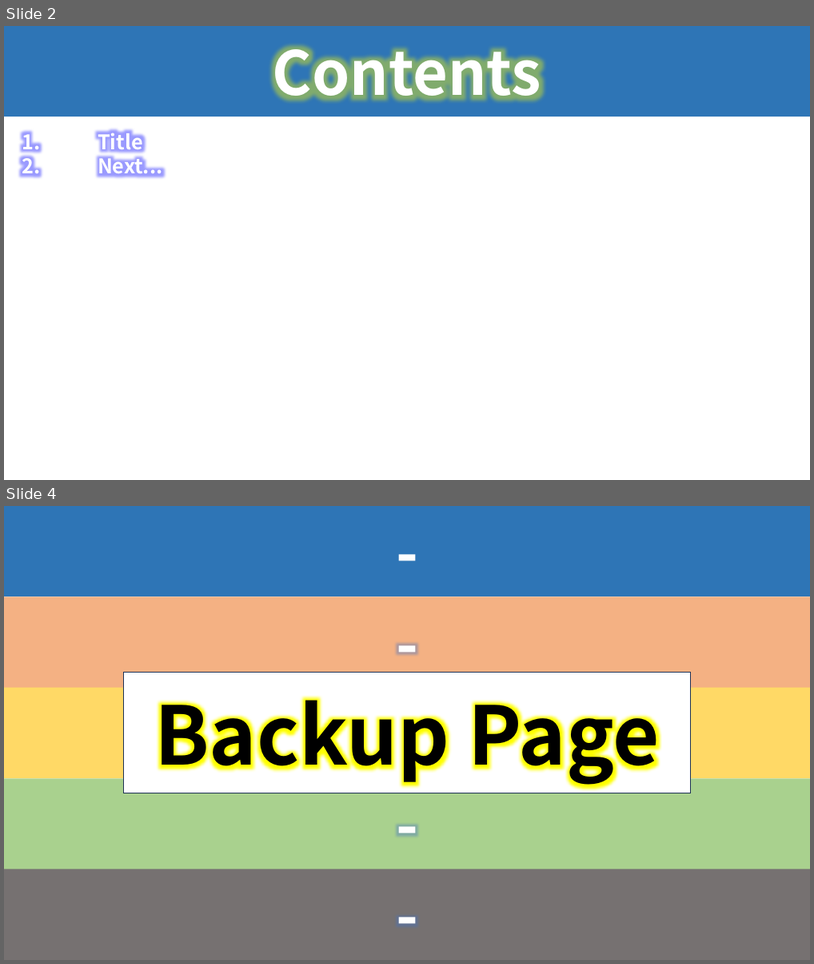
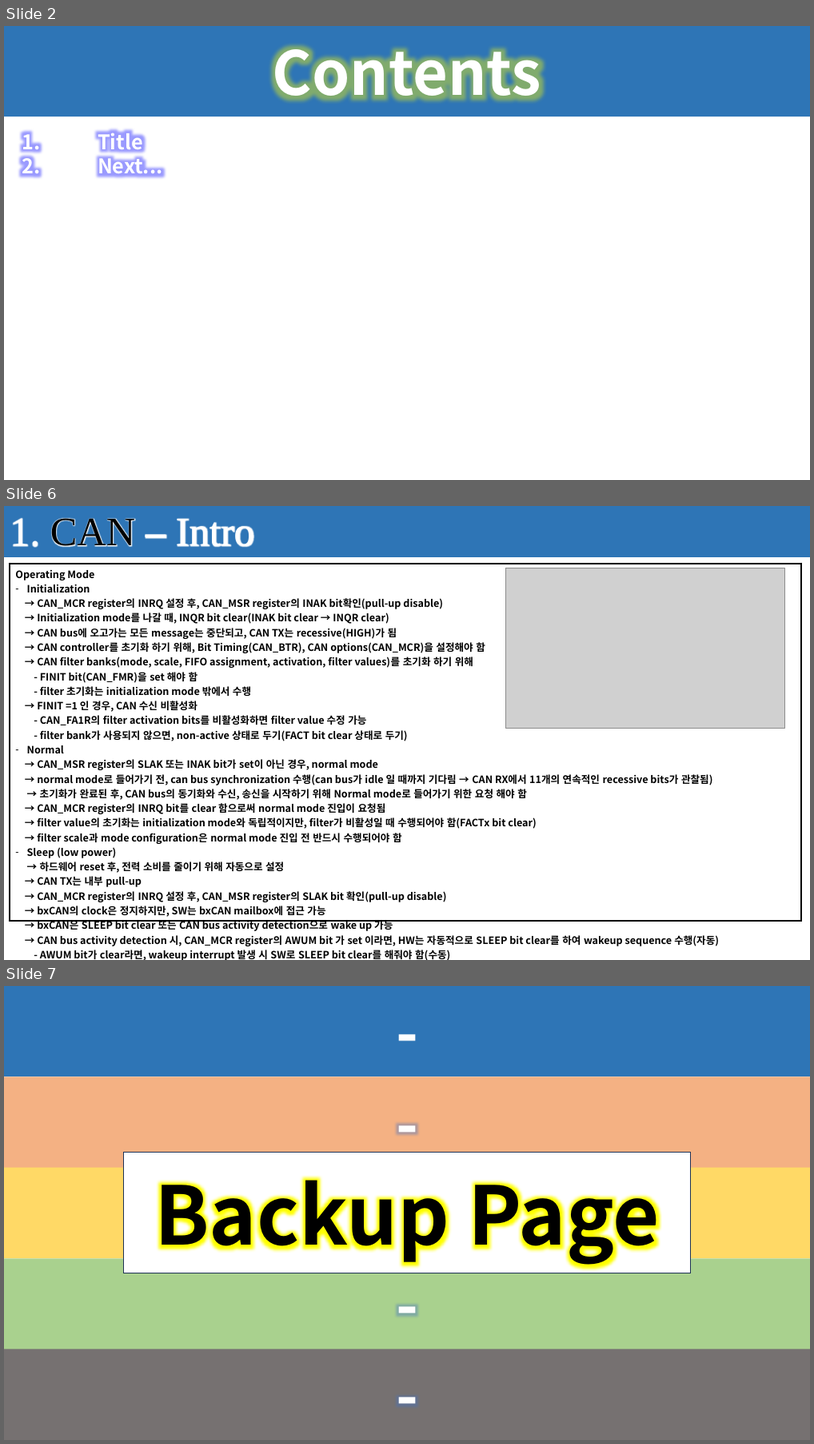
Before and after one commit to seonghokim/Study, a slide deck: Study Material/Firmware Explanation.pptx. Shown one above the other, each under a label of ours: slides 2 and 4 before the commit, slides 2, 6 and 7 after it; the slides between them are not shown. The pictures are 814x964 and 814x1444 pixels, drawn with LibreOffice and Linux fonts; fonts in the diff are those of the drawing; grey boxes stand for pictures; background and template pictures are left out. Boxes give left, top, right and bottom in pixels: in the first picture for what was removed or moved away, otherwise in the second. Text is boxed around its words. In the diff, an @@ line names an element or a change of style, - is before the commit and + after.

```diff
--- a/Study Material/Firmware Explanation.pptx
+++ b/Study Material/Firmware Explanation.pptx
@@ slide 6 added at [4,506,810,960], background #FFFFFF @@
@@ rectangle added at [4,506,810,557], fill #404040 @@
@@ rectangle added at [4,506,810,557], fill #2E75B6, 48 pt, text #FFFFFF @@
+1. CAN – Intro
@@ table added at [10,564,802,960], 1 rows, 1 columns @@
+Operating Mode / Initialization / → CAN_MCR register의 INRQ 설정 후, CAN_MSR register의 INAK bit확인(pull-up disable) / → Initialization mode를 나갈 때, INQR bit clear(INAK bit clear → INQR clear) / → CAN bus에 오고가는 모든 message는 중단되고, CAN TX는 recessive(HIGH)가 됨 / → CAN controller를 초기화 하기 위해, Bit Timing(CAN_BTR), CAN options(CAN_MCR)을 설정해야 함 / → CAN filter banks(mode, scale, FIFO assignment, activation, filter values)를 초기화 하기 위해 / - FINIT bit(CAN_FMR)을 set 해야 함 / - filter 초기화는 initialization mode 밖에서 수행 / → FINIT =1 인 경우, CAN 수신 비활성화 / - CAN_FA1R의 filter activation bits를 비활성화하면 filter value 수정 가능 / - filter bank가 사용되지 않으면, non-active 상태로 두기(FACT bit clear 상태로 두기) / Normal / → CAN_MSR register의 SLAK 또는 INAK bit가 set이 아닌 경우, normal mode / → normal mode로 들어가기 전, can bus synchronization 수행(can bus가 idle 일 때까지 기다림 → CAN RX에서 11개의 연속적인 recessive bits가 관찰됨) / → 초기화가 완료된 후, CAN bus의 동기화와 수신, 송신을 시작하기 위해 Normal mode로 들어가기 위한 요청 해야 함 / → CAN_MCR register의 INRQ bit를 clear 함으로써 normal mode 진입이 요청됨 / → filter value의 초기화는 initialization mode와 독립적이지만, filter가 비활성일 때 수행되어야 함(FACTx bit clear) / → filter scale과 mode configuration은 normal mode 진입 전 반드시 수행되어야 함 / Sleep (low power) / → 하드웨어 reset 후, 전력 소비를 줄이기 위해 자동으로 설정 / → CAN TX는 내부 pull-up / → CAN_MCR register의 INRQ 설정 후, CAN_MSR register의 SLAK bit 확인(pull-up disable) / → bxCAN의 clock은 정지하지만, SW는 bxCAN mailbox에 접근 가능 / → bxCAN은 SLEEP bit clear 또는 CAN bus activity detection으로 wake up 가능 / → CAN bus activity detection 시, CAN_MCR register의 AWUM bit 가 set 이라면, HW는 자동적으로 SLEEP bit clear를 하여 wakeup sequence 수행(자동) / - AWUM bit가 clear라면, wakeup interrupt 발생 시 SW로 SLEEP bit clear를 해줘야 함(수동) / → CAN_IER register에서 WKUIE bit가 set이면(wakeup interrupt 활성화) / - bxCAN이 자동으로 wakeup sequence를 수행하더라도 CAN bus activity detection에 wakeup interrupt가 생성됨
@@ picture added at [506,568,785,728] @@
@@ what was slide 4 is now slide 7 @@
```
Also in this commit, not shown: 1 slide changed, 2 other slides added.
